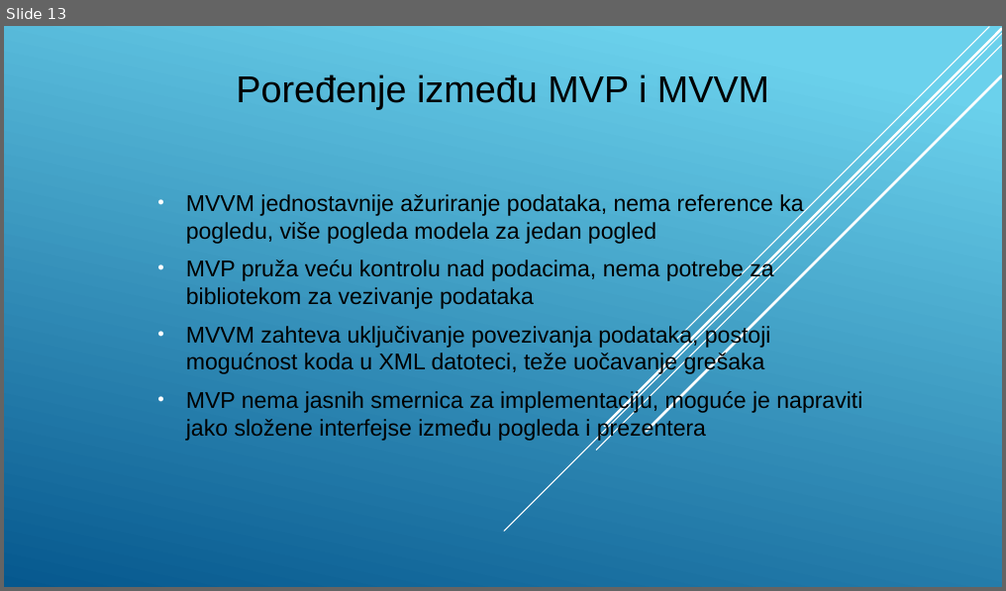
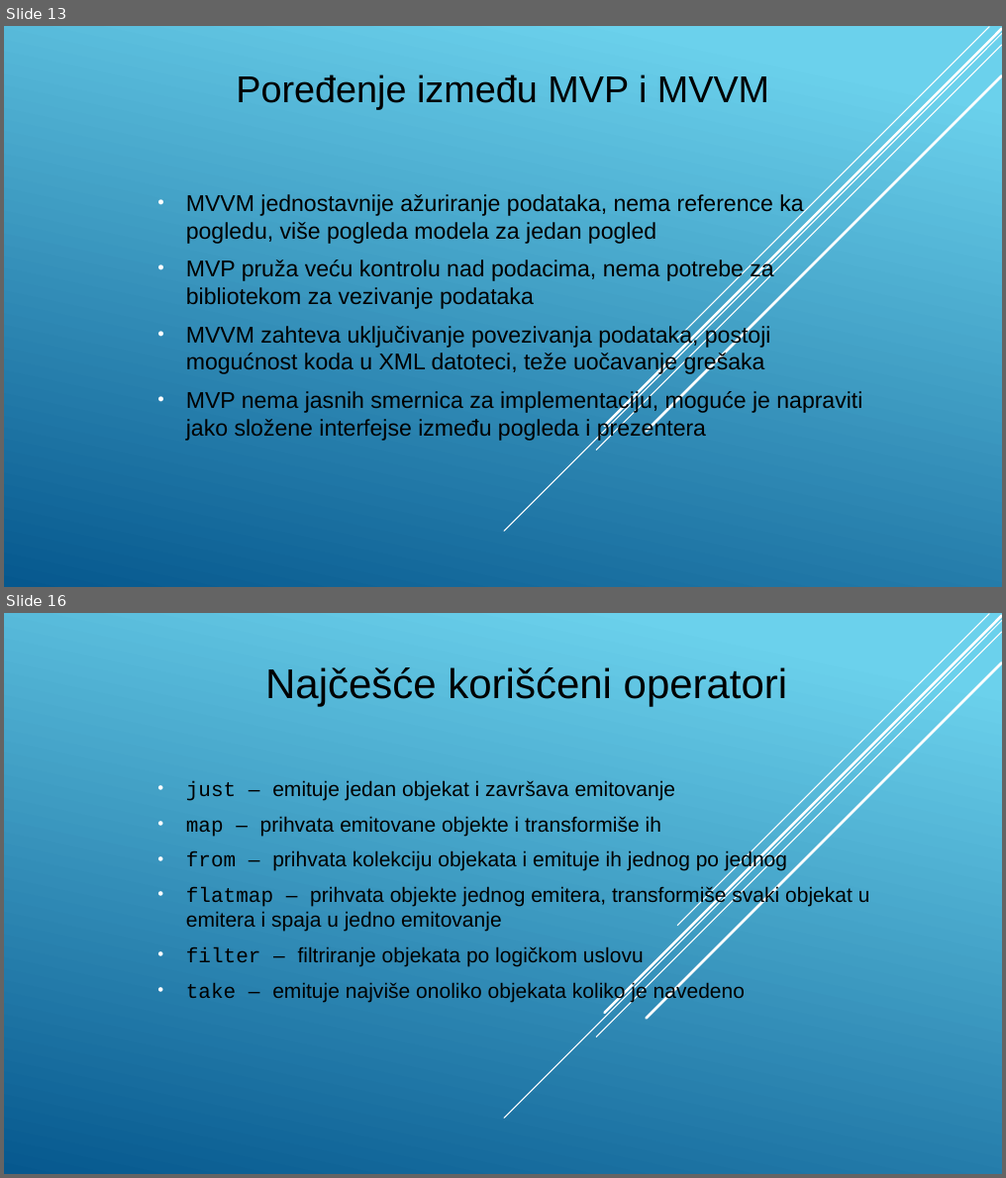
Before and after one commit to stefan11091991/masterRadAndroid, a slide deck: prezentacija.pptx. Shown one above the other, each under a label of ours: slide 13 before the commit, slides 13 and 16 after it; the slides between them are not shown. The pictures are 1006x591 and 1006x1178 pixels, drawn with LibreOffice and Linux fonts; fonts in the diff are those of the drawing. Boxes give left, top, right and bottom in pixels: in the first picture for what was removed or moved away, otherwise in the second. Text is boxed around its words. In the diff, an @@ line names an element or a change of style, - is before the commit and + after.

```diff
--- a/prezentacija.pptx
+++ b/prezentacija.pptx
@@ slide 16 added at bbox=[4, 613, 1002, 1174], background gradient #6ED2EB to #06588E; not listed: 5 template elements that a slide beside it also shows @@
@@ title added at bbox=[265, 667, 788, 707], 40 pt, text #000000 @@
+Najčešće korišćeni operatori
@@ subtitle added at bbox=[186, 780, 870, 1002], 20 pt, text #000000 @@
+• just – emituje jedan objekat i završava emitovanje
+• map – prihvata emitovane objekte i transformiše ih
+• from – prihvata kolekciju objekata i emituje ih jednog po jednog
+• flatmap – prihvata objekte jednog emitera, transformiše svaki objekat u emitera i spaja u jedno emitovanje
+• filter – filtriranje objekata po logičkom uslovu
+• take – emituje najviše onoliko objekata koliko je navedeno
```
Also in this commit, not shown: 11 other slides added, 3 other files.
